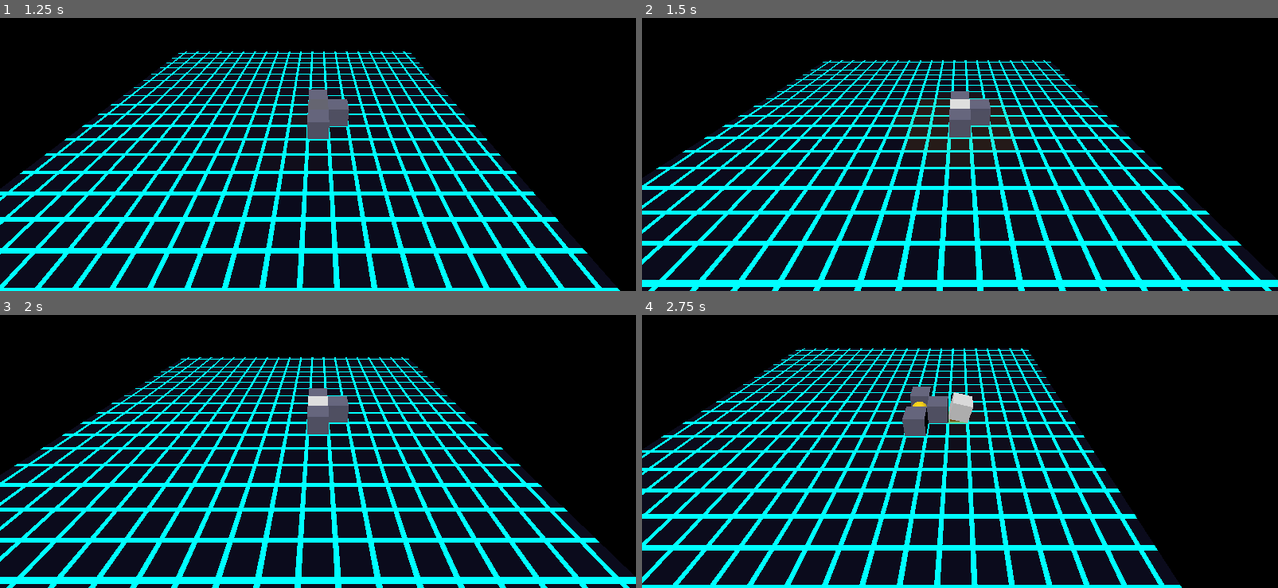
Above: before the commit, frames 1-4 (two rows, left to right).
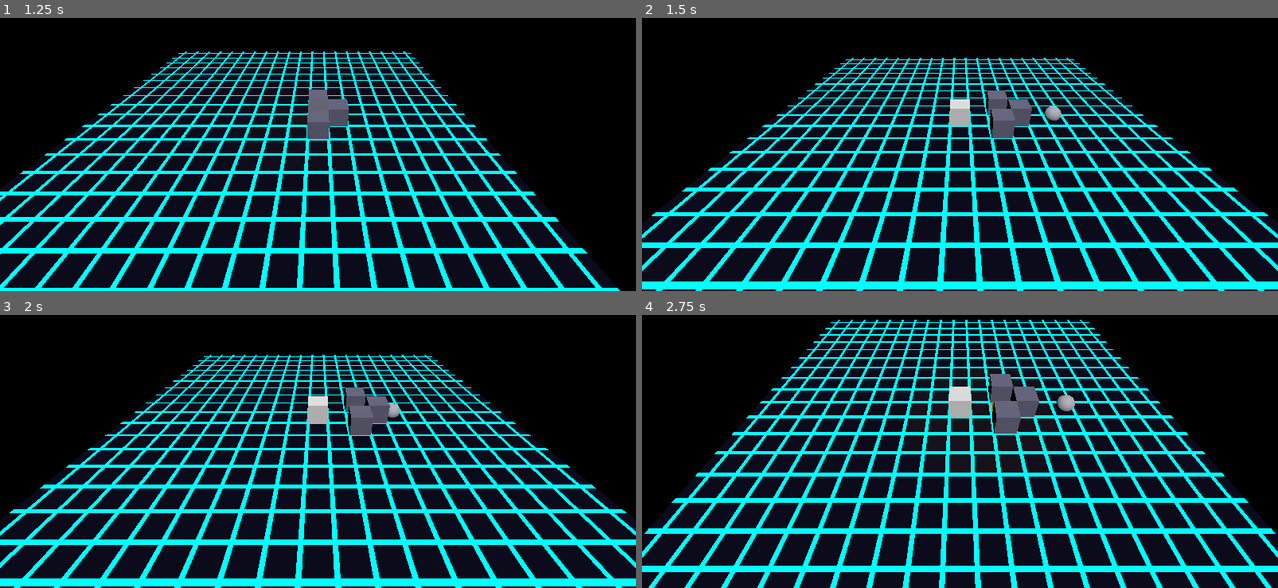
Above: after the commit, the same moments.

Repository: StevenLong/cube
Game: Godot game, scene res://main.tscn
Two runs of this game, one before a commit and one after it. Both use one fixed random seed, a clock stepped at 60 frames per second and the inputs below.
Inputs:
- Up to frame 1 (1.25 s): hold Right (move_right) from 0.53 s (still down); hold V (blend) from 0.53 s (still down)
- Up to frame 2 (1.5 s): release Right (move_right) at 1.28 s; release V (blend) at 1.28 s; hold C (extend_depth_back) from 1.28 s (still down); tap F (camera_tilt_down) at 1.35 s
- Up to frame 3 (2 s): keep holding C (extend_depth_back)
- Up to frame 4 (2.75 s): release C (extend_depth_back) at 2.03 s; hold Right (move_right) from 2.03 s (still down); tap R (camera_tilt_up) at 2.1 s

Frame 1 is identical in both runs. In frame 2, 24% of the frame differs, in the area x 0-100%, y 14-100%; in frame 3, 23%; in frame 4, 48%, in the area x 0-100%, y 1-100%.

Commit message:
Player-wall and player-enemy collision
ShapeCast3D on the player sweeps along the move vector before tumble or
dodge commits; if it hits a wall, the move is rejected. Player Area3D
detects enemy contact area on layer 3 and reloads the scene on overlap
(deferred to avoid mutating physics state mid-callback).

Diff:
--- a/main.tscn
+++ b/main.tscn
@@ -20,6 +20,12 @@
 
 [sub_resource type="BoxShape3D" id="BoxShape3D_1"]
 size = Vector3(1, 1, 1)
+
+[sub_resource type="BoxShape3D" id="BoxShape3D_2"]
+size = Vector3(0.9, 0.9, 0.9)
+
+[sub_resource type="SphereShape3D" id="SphereShape3D_1"]
+radius = 0.4
 
 [sub_resource type="SphereMesh" id="SphereMesh_1"]
 radius = 0.4
@@ -59,10 +65,15 @@
 
 [node name="DetectionArea" type="Area3D" parent="Player"]
 collision_layer = 2
-collision_mask = 0
+collision_mask = 4
 
 [node name="CollisionShape3D" type="CollisionShape3D" parent="Player/DetectionArea"]
 shape = SubResource("BoxShape3D_1")
+
+[node name="MoveCast" type="ShapeCast3D" parent="Player"]
+shape = SubResource("BoxShape3D_2")
+collision_mask = 1
+target_position = Vector3(0, 0, 0)
 
 [node name="WallRayN" type="RayCast3D" parent="Player"]
 target_position = Vector3(0, 0, -1)
@@ -96,6 +107,13 @@
 [node name="MeshInstance3D" type="MeshInstance3D" parent="Enemy"]
 mesh = SubResource("SphereMesh_1")
 surface_material_override/0 = SubResource("StandardMaterial3D_2")
+
+[node name="ContactArea" type="Area3D" parent="Enemy"]
+collision_layer = 4
+collision_mask = 0
+
+[node name="CollisionShape3D" type="CollisionShape3D" parent="Enemy/ContactArea"]
+shape = SubResource("SphereShape3D_1")
 
 [node name="RayCast3D" type="RayCast3D" parent="Enemy"]
 target_position = Vector3(0, 0, -10)
--- a/player.gd
+++ b/player.gd
@@ -43,6 +43,8 @@
 
 @onready var _step_player: AudioStreamPlayer = $StepSound
 @onready var _mesh_instance: MeshInstance3D = $MeshInstance3D
+@onready var _move_cast: ShapeCast3D = $MoveCast
+@onready var _detection_area: Area3D = $DetectionArea
 @onready var _wall_rays: Array[RayCast3D] = [
 	$WallRayN, $WallRayS, $WallRayE, $WallRayW
 ]
@@ -68,6 +70,17 @@
 	_player_material = (_mesh_instance.get_surface_override_material(0) as StandardMaterial3D).duplicate()
 	_mesh_instance.set_surface_override_material(0, _player_material)
 	_smoothed_focus = _mesh_instance.global_position
+	_detection_area.area_entered.connect(_on_contact)
+
+
+func _on_contact(_area: Area3D) -> void:
+	get_tree().reload_current_scene.call_deferred()
+
+
+func _can_move(delta_world: Vector3) -> bool:
+	_move_cast.target_position = delta_world
+	_move_cast.force_shapecast_update()
+	return not _move_cast.is_colliding()
 
 
 func _count_covered_sides() -> int:
@@ -177,6 +190,9 @@
 	else:
 		return
 
+	if not _can_move(Vector3(dir.x * move, 0, dir.y * move)):
+		return
+
 	_pivot = Vector3(pivot_x, 0.0, pivot_z)
 	_pending_ext = new_ext
 	_tumble_distance = move
@@ -186,6 +202,8 @@
 
 
 func _begin_dodge(dir: Vector2i) -> void:
+	if not _can_move(Vector3(dir.x * DODGE_DISTANCE, 0, dir.y * DODGE_DISTANCE)):
+		return
 	_dodge_start_pos = position
 	_dodge_end_pos = Vector3(
 		grid_pos.x + dir.x * DODGE_DISTANCE,
Not shown, added: enemy_sphere.gd.uid
